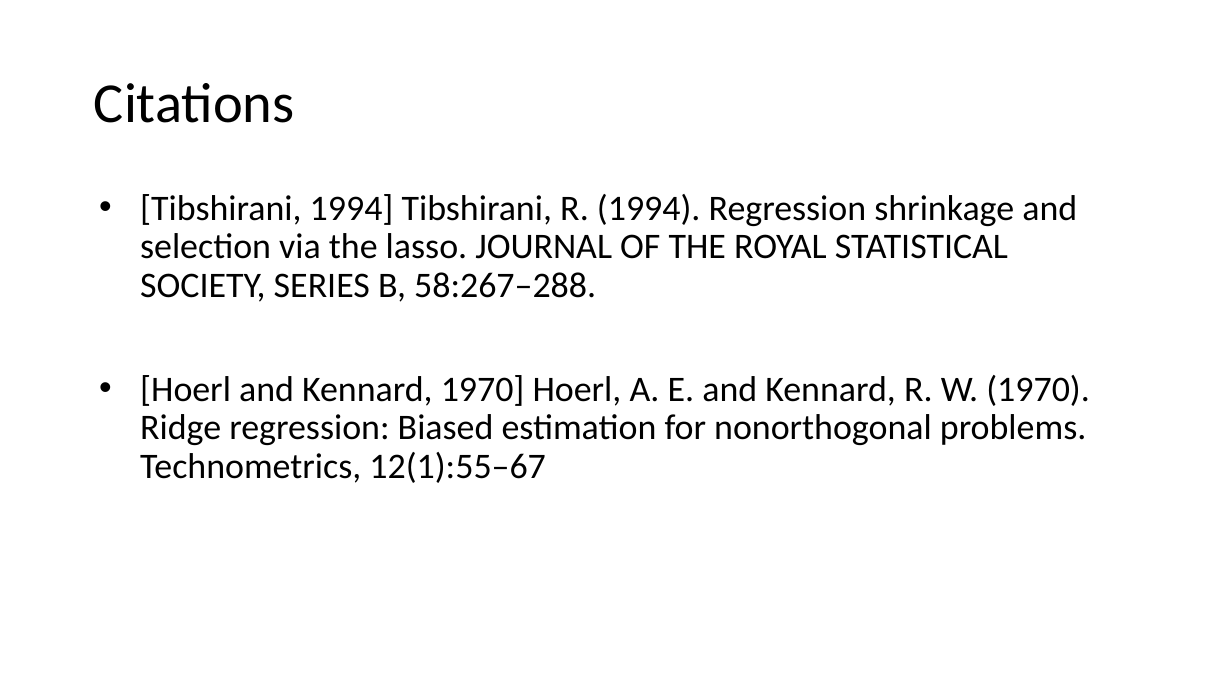
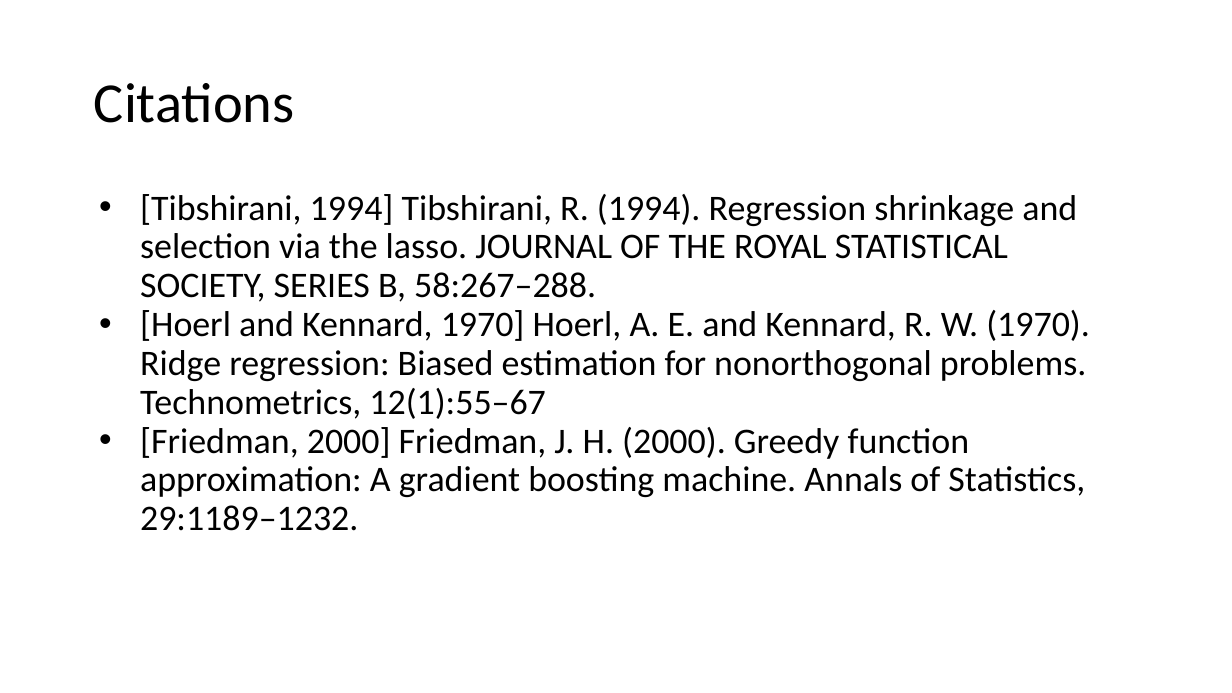
Before and after one commit to jakerhodes/gitFolder, a slide deck: slide 6 of Presentation-draft.pptx. Drawn at 1232x693 pixels with LibreOffice and Linux fonts; fonts in the diff are those of the drawing. Boxes give left, top, right and bottom in pixels: in the first picture for what was removed or moved away, otherwise in the second. Text is boxed around its words. In the diff, an @@ line names an element or a change of style, - is before the commit and + after.

Commit message:
added third citation

```diff
--- a/Presentation-draft.pptx
+++ b/Presentation-draft.pptx
@@ text at box(140, 310, 1090, 419): less space between paragraphs @@
@@ text at box(140, 427, 1085, 531): paragraph added @@
+• [Friedman, 2000] Friedman, J. H. (2000). Greedy function approximation: A gradient boosting machine. Annals of Statistics, 29:1189–1232.
```
